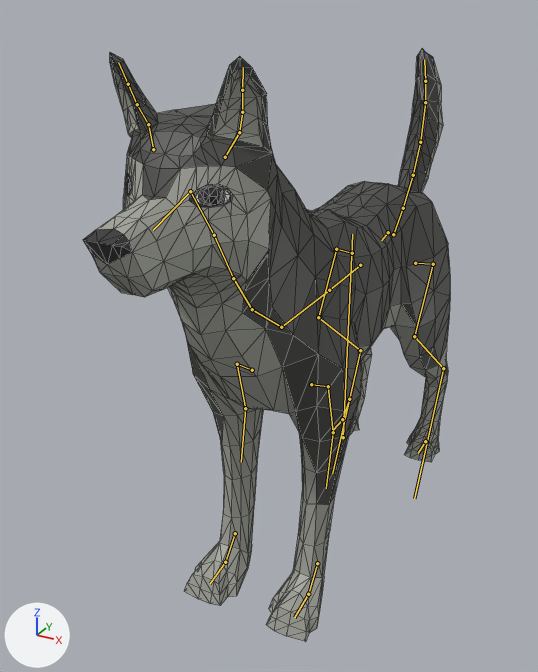
The glTF model src/assets/animals/Husky.glb as it was, and as the next commit left it.
Before and after are seen from a 50 mm lens placed at (1.8, -4.4, 3.35), pointed at (-0.4, -0.4, 1.36). The axes (+X, +Y, +Z) are drawn at lower left. The lights are the same throughout. The picture after the commit comes second. The bones that change, and the others that lie on the model, are drawn over the model as lines. Mesh edges are drawn as thin lines.
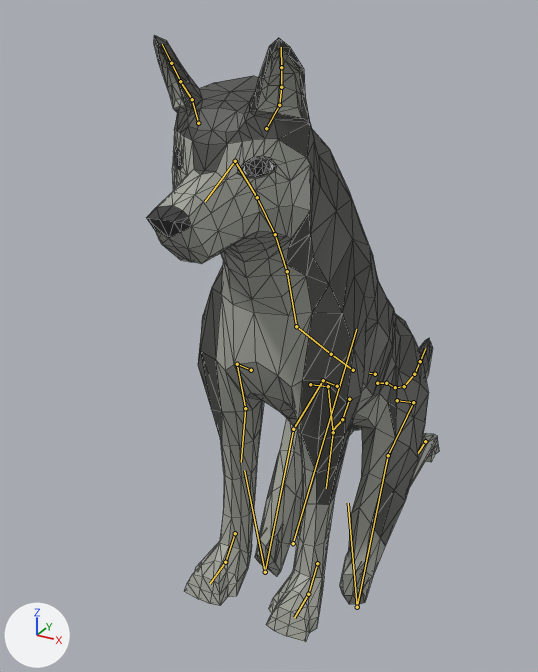
The newer file adds an action. The first version stands in its rest pose; the second is drawn at frame 1 of the action 'Sit'.

Pixel boxes [x1, y1, x2, y2] of what changed, in the pictures (538 x 672 px):
'Cube', posed (20% narrower)
    before: [83, 48, 450, 642]
    after: [146, 35, 439, 642]
bone 'Body', root to tip
    before: (343, 437) to (352, 234)
    after: (293, 543) to (356, 329)
bone 'Neck1', root to tip
    before: (252, 309) to (233, 278)
    after: (287, 271) to (275, 234)
bone 'Neck2', root to tip
    before: (233, 278) to (214, 235)
    after: (275, 234) to (257, 197)
bone 'BackUpperLeg.L', root to tip
    before: (414, 336) to (443, 368)
    after: (388, 455) to (357, 607)
bone 'BackLowerLeg.L', root to tip
    before: (443, 368) to (414, 498)
    after: (357, 607) to (348, 503)
bone 'BackUpperLeg.R', root to tip
    before: (318, 317) to (360, 350)
    after: (293, 429) to (265, 572)
bone 'BackLowerLeg.R', root to tip
    before: (360, 350) to (332, 473)
    after: (265, 572) to (244, 470)
bone 'Tail1', root to tip
    before: (393, 234) to (403, 208)
    after: (377, 383) to (386, 383)
bone 'Tail2', root to tip
    before: (403, 208) to (413, 175)
    after: (386, 383) to (395, 387)

The change in detail:
Bone 'Body' (bone_body) moves from (0.0, 0.0, 0.0) to (0.0, -0.4, 0.79).
Bone 'Body' (bone_body) turns from (0, 0, 0) to (-38, 0, 0) degrees about its own x, y and z.
Bone 'Neck1' (bone_neck1) turns from (0, 0, 0) to (-30, 0, 0) degrees about its own x, y and z.
Bone 'Neck2' (bone_neck2) turns from (0, 0, 0) to (-15, 0, 0) degrees about its own x, y and z.
Bone 'FrontUpperLeg.L' (bone_frontupperleg_l) turns from (0, 0, 0) to (38, 0, 0) degrees about its own x, y and z.
Bone 'FrontUpperLeg.R' (bone_frontupperleg_r) turns from (0, 0, 0) to (38, 0, 0) degrees about its own x, y and z.
Bone 'BackUpperLeg.L' (bone_backupperleg_l) turns from (0, 0, 0) to (-40, 0, 0) degrees about its own x, y and z.
Bone 'BackLowerLeg.L' (bone_backlowerleg_l) turns from (0, 0, 0) to (60, 0, 0) degrees about its own x, y and z.
Bone 'BackUpperLeg.R' (bone_backupperleg_r) turns from (0, 0, 0) to (-40, 0, 0) degrees about its own x, y and z.
Bone 'BackLowerLeg.R' (bone_backlowerleg_r) turns from (0, 0, 0) to (60, 0, 0) degrees about its own x, y and z.
Bone 'Tail1' (bone_tail1) turns from (0, 0, 0) to (-30, 0, 0) degrees about its own x, y and z.
Bone 'Tail2' (bone_tail2) turns from (0, 0, 0) to (-15, 0, 0) degrees about its own x, y and z.
